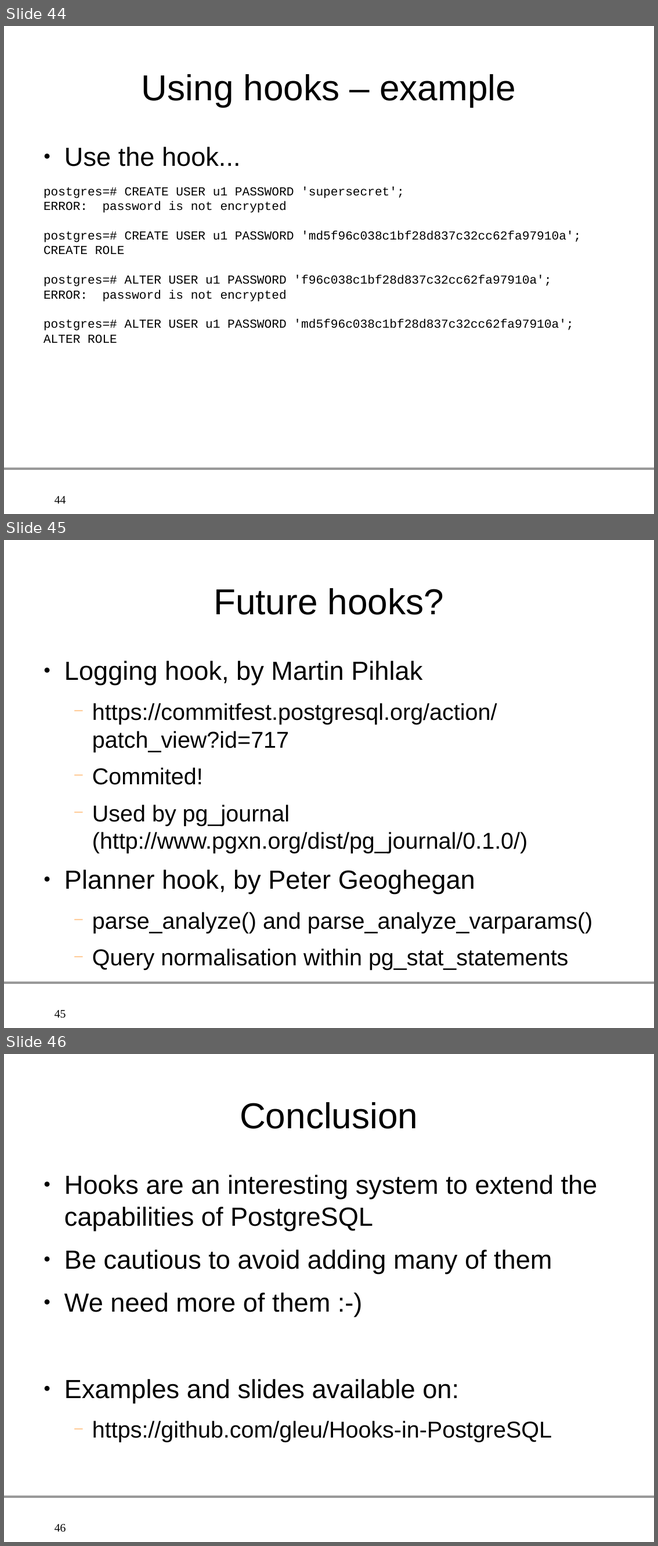
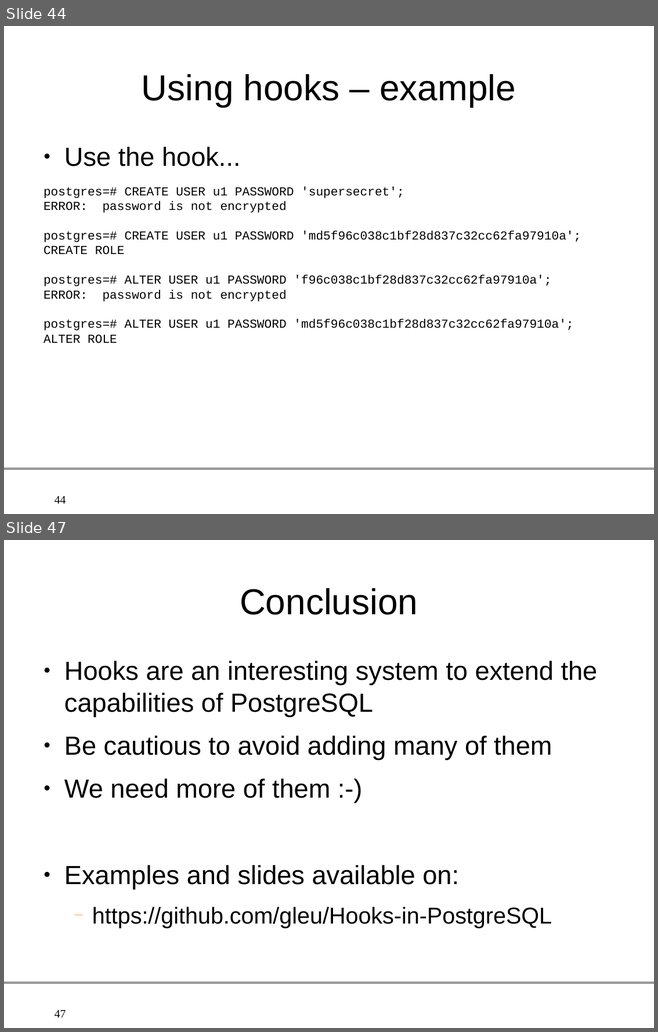
Before and after one commit to gleu/Hooks-in-PostgreSQL, a slide deck: hooks_in_postgresql.odp. Shown one above the other, each under a label of ours: slides 44, 45 and 46 before the commit, slides 44 and 47 after it; the slides between them are not shown. The pictures are 658x1546 and 658x1032 pixels, drawn with LibreOffice and Linux fonts; fonts in the diff are those of the drawing; background and template pictures are left out. Boxes give left, top, right and bottom in pixels: in the first picture for what was removed or moved away, otherwise in the second. Text is boxed around its words. In the diff, an @@ line names an element or a change of style, - is before the commit and + after.

Commit message:
Add 9.2 hooks

```diff
--- a/hooks_in_postgresql.odp
+++ b/hooks_in_postgresql.odp
@@ slide 45 removed at (4, 540, 654, 1028), background #FFFFFF; not listed: 2 template elements that a slide beside it also shows @@
@@ title removed at (213, 588, 444, 615) @@
-Future hooks?
@@ text removed at (64, 661, 593, 970) @@
-● Logging hook, by Martin Pihlak
-  − https://commitfest.postgresql.org/action/patch_view?id=717
-  − Commited!
-  − Used by pg_journal (http://www.pgxn.org/dist/pg_journal/0.1.0/)
-● Planner hook, by Peter Geoghegan
-  − parse_analyze() and parse_analyze_varparams()
-  − Query normalisation within pg_stat_statements
@@ what was slide 46 is now slide 47 @@
@@ page number at (54, 1010, 66, 1017): text changed @@
-46
+47
```
Also in this commit, not shown: 2 slides added.
